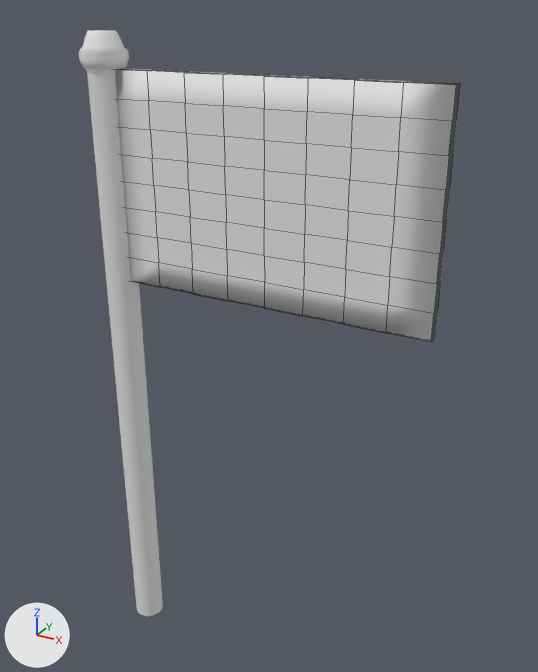
The Blender file materials/models/amb/flag/flag.blend, before and after one commit.
Both versions are drawn from a camera (50 mm lens) standing at (0.523, -0.612, 0.752) and looking at (0.168, 0.033, 0.43). The axes (+X, +Y, +Z) are drawn at lower left. The lights are the same throughout. Mesh edges are drawn as thin lines on the coarser meshes. Objects named as collision shapes, trigger or cutter boxes, shadow casters or lower levels of detail are left out.

Names of what the first picture shows: 'Cylinder', 'flag'.
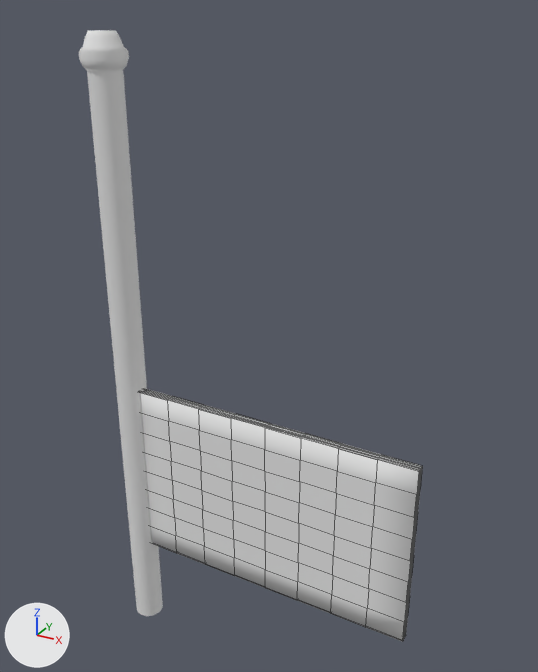
The newer file is also turned or shifted as a whole; pictures and numbers use the older file's frame.

Patch to the scene script:
```diff
--- a/materials/models/amb/flag/flag.blend.py
+++ b/materials/models/amb/flag/flag.blend.py
@@ me_cube_001 @@
 me_cube_001.from_pydata(...)  # 386 vertices, 384 faces; spans x -64.6..-2.4, y 0.0, z -6.3..-4.3
 # used by ob_flag; location = (0.0, 0.0, 0.0); scale = (-0.0055, -0.171, -0.11)
+# me_cube_001 part 1: the whole mesh is scaled about its middle by (-0.0055, -0.171, -0.11), then moved by (33.7, 0.0, 5.6)
 me_cube_001.materials.append(mat_material_002)
@@ ob_flag @@
 ob_flag.location = (0.0, 0.0, 0.0)
-ob_flag.scale = (-0.0055, -0.171, -0.11)
```

Where the change shows, as pixel boxes [x1, y1, x2, y2] in the pictures (538 x 672 px):
'flag', rescaled (18% narrower, 7% shorter): before [115, 69, 460, 342]; after [140, 389, 422, 642]
